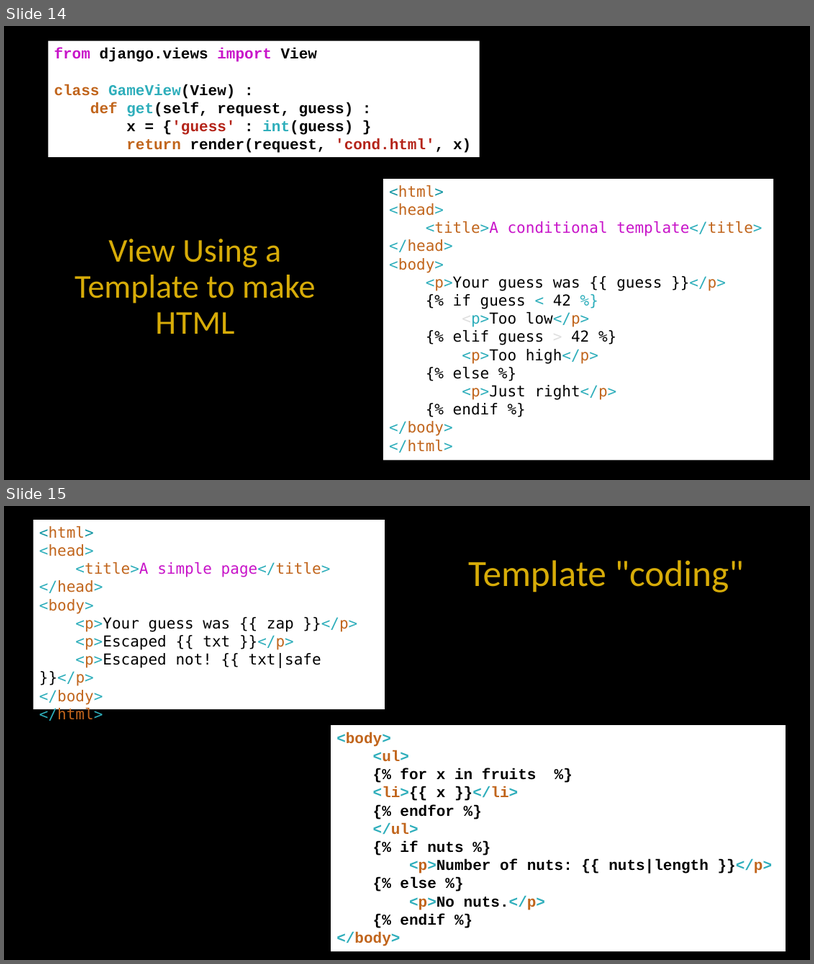
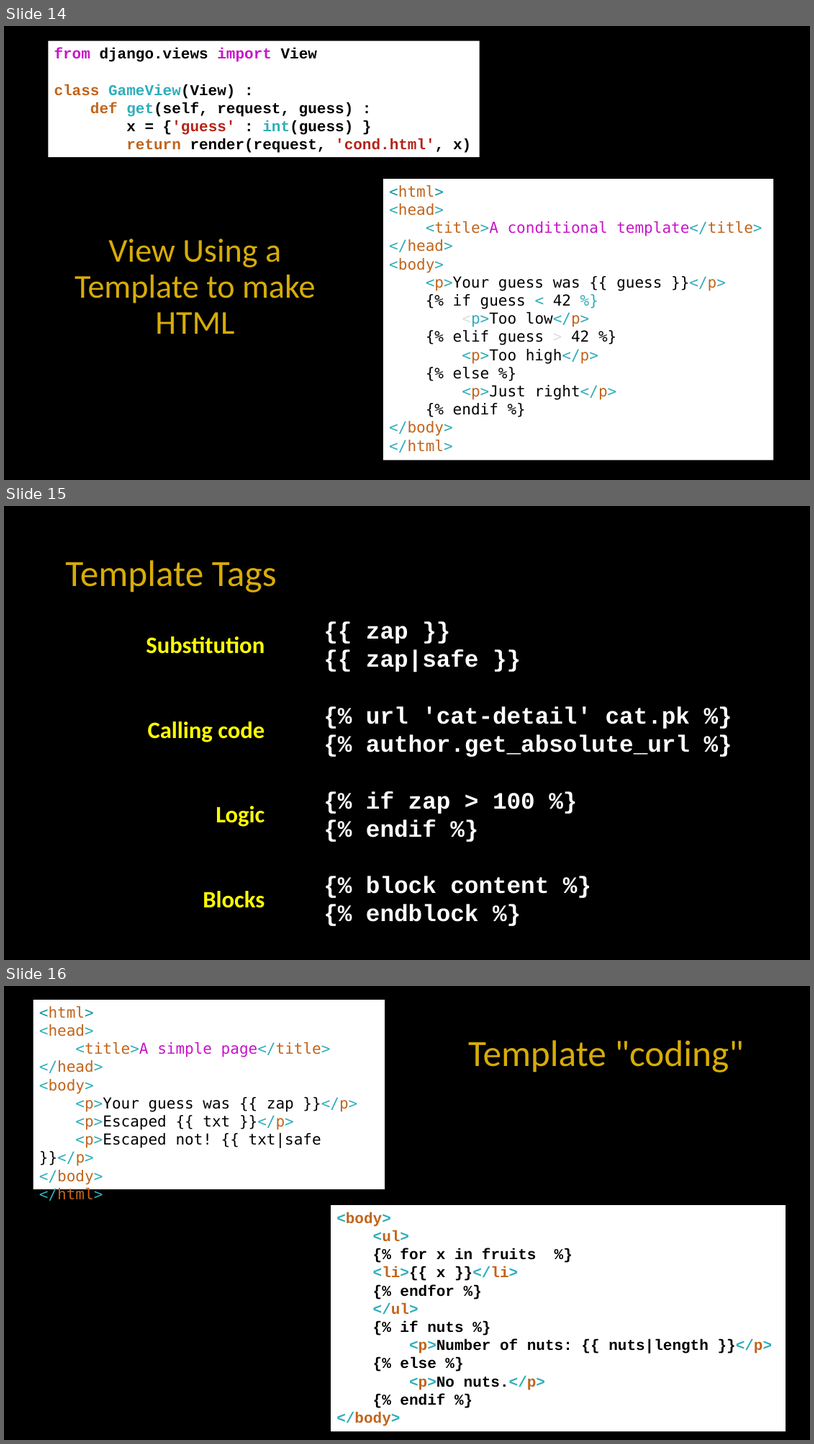
Before and after one commit to csev/dj4e, a slide deck: lectures/DJ-05-Views-Templates.pptx. Shown one above the other, each under a label of ours: slides 14 and 15 before the commit, slides 14, 15 and 16 after it. The pictures are 814x964 and 814x1444 pixels, drawn with LibreOffice and Linux fonts; fonts in the diff are those of the drawing. Boxes give left, top, right and bottom in pixels: in the first picture for what was removed or moved away, otherwise in the second. Text is boxed around its words. In the diff, an @@ line names an element or a change of style, - is before the commit and + after.

```diff
--- a/lectures/DJ-05-Views-Templates.pptx
+++ b/lectures/DJ-05-Views-Templates.pptx
@@ slide 15 added at box(4, 506, 810, 960), background #000000 @@
@@ title added at box(65, 560, 277, 592), 44 pt, text #D7AC08 @@
+Template Tags
@@ text added at box(366, 626, 690, 921), 28 pt, text #FFFFFF, bold @@
+{{ zap }}
+{{ zap|safe }}
+{% url 'cat-detail' cat.pk %}
+{% author.get_absolute_url %}
+{% if zap > 100 %}
+{% endif %}
+{% block content %}
+{% endblock %}
@@ text added at box(146, 636, 265, 908), 28 pt, text #FFFF00, bold @@
+Substitution
+Calling code
+Logic
+Blocks
@@ what was slide 15 is now slide 16 @@
```
Also in this commit, not shown: 1 slide changed, 2 other files.
